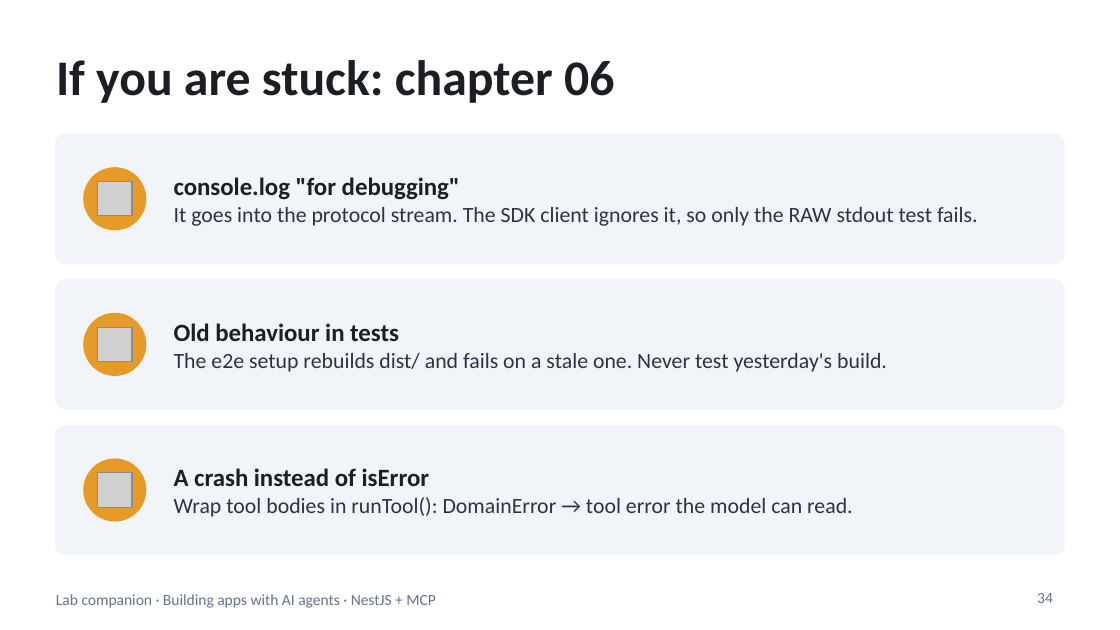
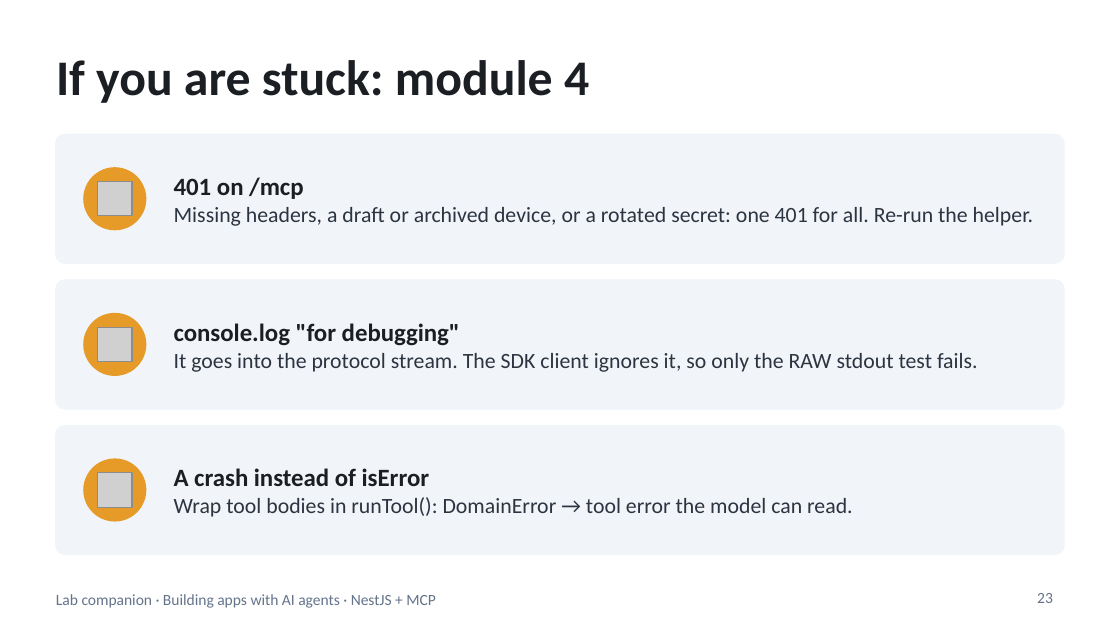
Before and after one commit to blazaga/ai-training-modules, a slide deck: slide 23 of docs/ai-agent-training/slides/lab-companion.pptx (slide 34 before the commit). Drawn at 1120x630 pixels with LibreOffice and Linux fonts; fonts in the diff are those of the drawing; grey boxes stand for pictures. Boxes give left, top, right and bottom in pixels: in the first picture for what was removed or moved away, otherwise in the second. Text is boxed around its words. In the diff, an @@ line names an element or a change of style, - is before the commit and + after.

```diff
--- a/docs/ai-agent-training/slides/lab-companion.pptx
+++ b/docs/ai-agent-training/slides/lab-companion.pptx
@@ title at [56,60,589,103]: text changed @@
-If you are stuck: chapter 06
+If you are stuck: module 4
@@ text at [174,177,1033,226]: text changed @@
-console.log "for debugging"
-It goes into the protocol stream. The SDK client ignores it, so only the RAW stdout test fails.
+401 on /mcp
+Missing headers, a draft or archived device, or a rotated secret: one 401 for all. Re-run the helper.
@@ text at [174,323,978,372]: text changed @@
-Old behaviour in tests
-The e2e setup rebuilds dist/ and fails on a stale one. Never test yesterday's build.
+console.log "for debugging"
+It goes into the protocol stream. The SDK client ignores it, so only the RAW stdout test fails.
@@ page number at [1037,593,1053,603]: text changed @@
-34
+23
```
Also in this commit, not shown: 28 other slides changed, 16 slides removed, 18 other files.
